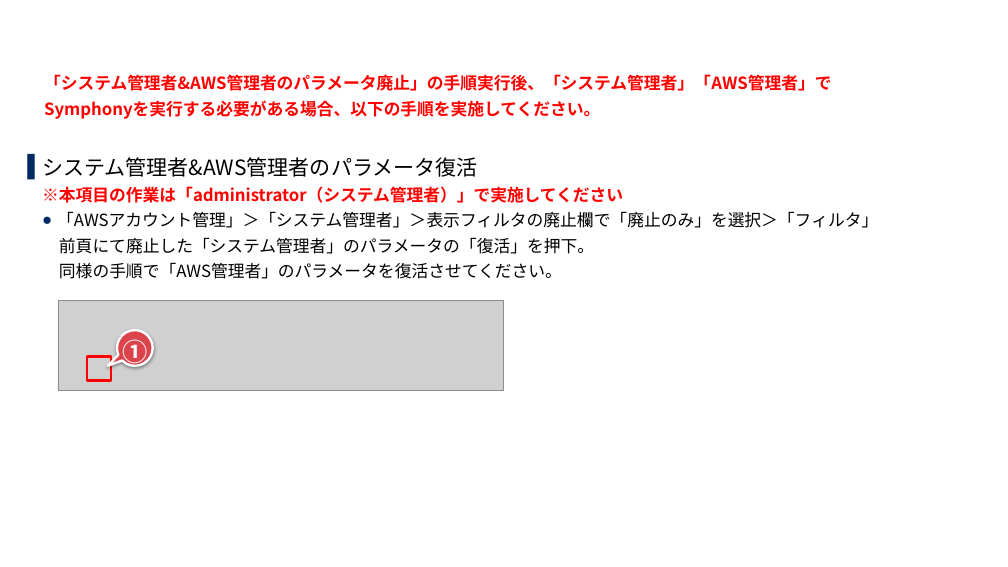
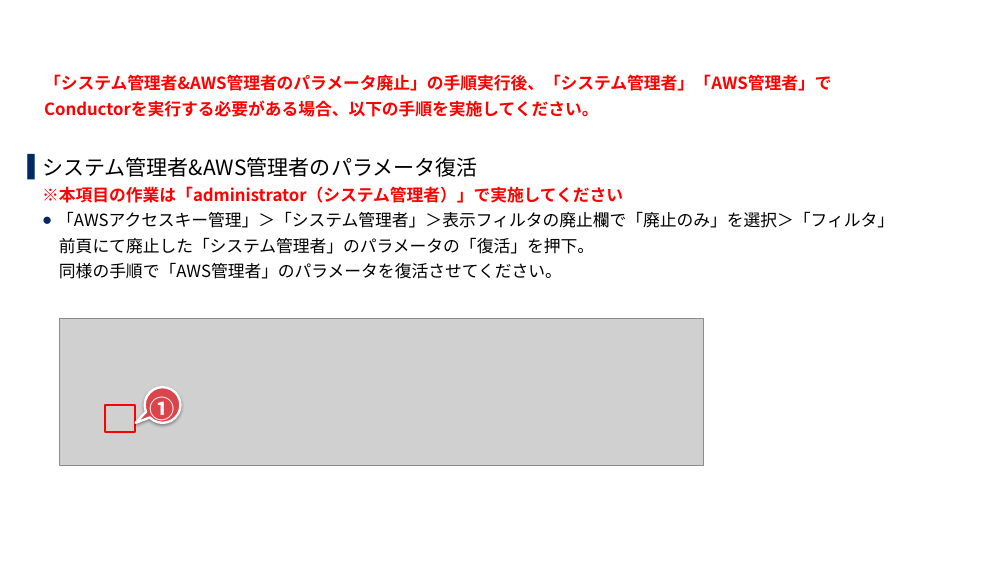
Before and after one commit to exastro-suite/it-automation-docs, a slide deck: slide 34 of asset/SettingSamples_ja/cloud-system-template-install_ja.pptx. Drawn at 1008x567 pixels with LibreOffice and Linux fonts; fonts in the diff are those of the drawing; grey boxes stand for pictures; background and template pictures are left out. Boxes give left, top, right and bottom in pixels: in the first picture for what was removed or moved away, otherwise in the second. Text is boxed around its words. In the diff, an @@ line names an element or a change of style, - is before the commit and + after.

```diff
--- a/asset/SettingSamples_ja/cloud-system-template-install_ja.pptx
+++ b/asset/SettingSamples_ja/cloud-system-template-install_ja.pptx
@@ text at (44, 100, 599, 117): text changed @@
-Symphonyを実行する必要がある場合、以下の手順を実施してください。
+Conductorを実行する必要がある場合、以下の手順を実施してください。
@@ text at (57, 211, 894, 228): text changed @@
-  ● 「AWSアカウント管理」＞「システム管理者」＞表示フィルタの廃止欄で「廃止のみ」を選択＞「フィルタ」
+  ● 「AWSアクセスキー管理」＞「システム管理者」＞表示フィルタの廃止欄で「廃止のみ」を選択＞「フィルタ」
@@ picture removed at (58, 300, 504, 390) @@
@@ picture added at (60, 318, 704, 466) @@
@@ speech bubble "①": place and size @@
-speech bubble "①" at (117, 330, 153, 366)
+speech bubble "①" at (144, 387, 180, 423)
@@ rectangle: place and size @@
-rectangle at (87, 357, 111, 380)
+rectangle at (105, 405, 135, 432)
```
Also in this commit, not shown: 33 other slides changed, 2 other files.
